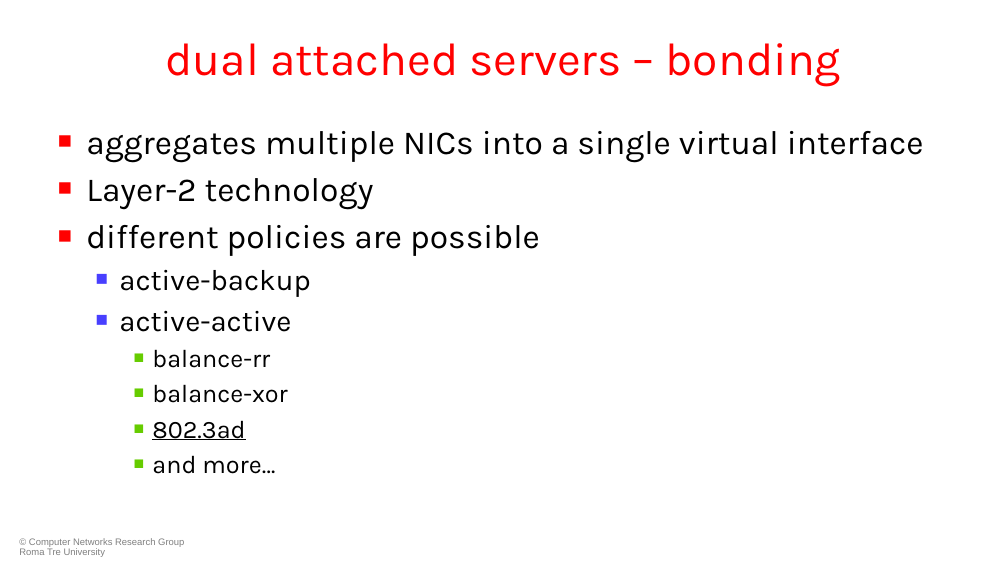
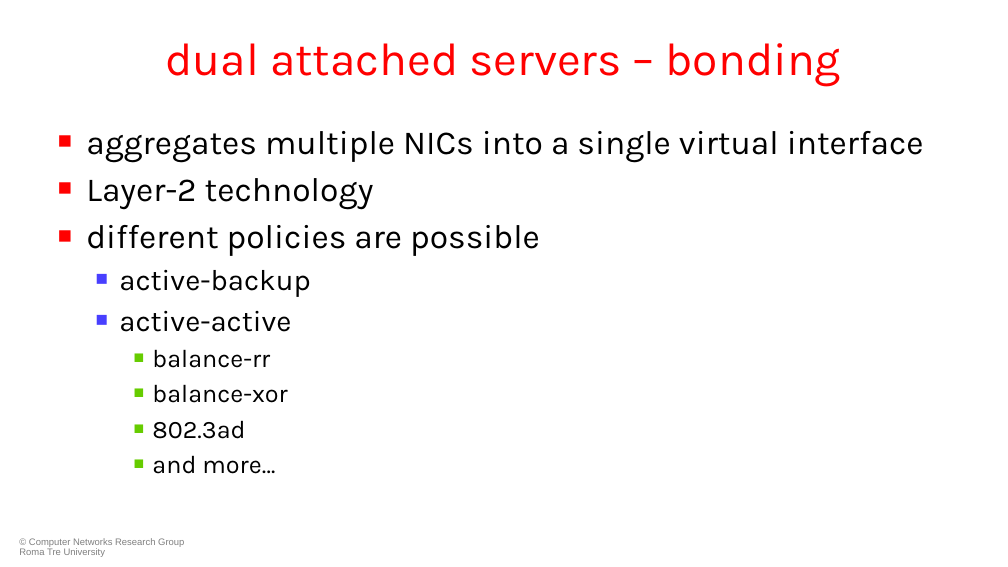
Before and after one commit to KatharaFramework/Kathara-Labs, a slide deck: slide 66 of main-labs/data-center-routing/data-center-vxlan/052-kathara-data_center_vxlan.pptx. Drawn at 1008x567 pixels with LibreOffice and Linux fonts; fonts in the diff are those of the drawing; background and template pictures are left out. Boxes give left, top, right and bottom in pixels: in the first picture for what was removed or moved away, otherwise in the second. Text is boxed around its words. In the diff, an @@ line names an element or a change of style, - is before the commit and + after.

```diff
--- a/main-labs/data-center-routing/data-center-vxlan/052-kathara-data_center_vxlan.pptx
+++ b/main-labs/data-center-routing/data-center-vxlan/052-kathara-data_center_vxlan.pptx
@@ text at bbox=[152, 420, 245, 439]: underline off in "802.3ad" @@
```
Also in this commit, not shown: 4 other slides changed, 1 slide removed, 6 other files.
